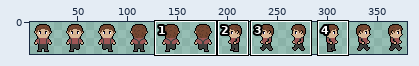
Two versions of one sprite sheet, entities/player/assets/player.png. Above: a wide view before the commit, with the close-up outlined.
Close-up. As it was:
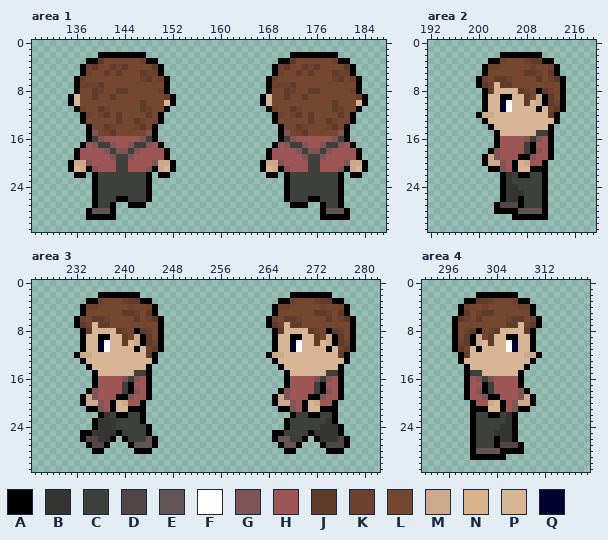
The file is 384x32 pixels. Colours within 5 levels of each other are drawn and written as one. Shown: area 1: x 129..187, y 0..31; area 2: x 192..219, y 0..31; area 3: x 225..282, y 0..31; area 4: x 292..319, y 0..31. The wide view leaves out empty margins. The commit also changed other parts of the picture, which this record leaves out.
Palette (. is transparent): A #000000  B #353634  C #3e403d  D #524545  E #635555  F #ffffff  G #7f5555  H #9d5555  J #5f3b2a  K #6c422f  L #754731  M #cbaa8d  N #dab38d  P #d8b695  Q #000030
Pixels before, area 1, first column x 135:
 2 .....AAAAAAAA........................AAAAAAAA.....
 3 ...AAJLLLLLLKAA....................AAJLLLLLLKAA...
 4 ..AKJLLJKJLLLLJA..................AKJLLJKJLLLLJA..
 5 ..AKLLJLJLLLJKKA..................AKLLJLJLLLJKKA..
 6 .AKLLLLLLLLLKJLKA................AKLLLLLLLLLKJLKA.
 7 .AKKKJLLLLLLLLLLA................AKKKJLLLLLLLLLLA.
 8 .ALLJKLLJJLLLLLKA................ALLJKLLJJLLLLLKA.
 9 APLLJLLJLLLLLLLLKA..............APLLJLLJLLLLLLLLKA
10 APLLLLLLLLLLJLLLPA..............APLLLLLLLLLLJLLLPA
11 .AKLLJKLLLLLJKLLA................AKLLJKLLLLLJKLLA.
12 ..AKLKJLJLLLLJLA..................AKLKJLJLLLLJLA..
13 ..ALLLLLJLLJKLLA..................ALLLLLJLLJKLLA..
14 ...ALLJKLLLKJLA....................ALLJKLLLKJLA...
15 ...AGLKJLLLLLGA....................AGLKJLLLLLGA...
16 ...ACGHHHHHHGCA....................ACGHHHHHHGCA...
17 ..AHGCCGHHGCCGHA..................AHGCCGHHGCCGHA..
18 .AHHHHGCGGCGHHHHA................AHHHHGCGGCGHHHHA.
19 .AHHHHHGCCGHHHHHA................AHHHHHGCCGHHHHHA.
20 AMMGHHHHCCHHHHGMMA..............AMMGHHHHCCHHHHGMMA
21 APMAGHHHCCHHHGAMPA..............APMAGHHHCCHHHGAMPA
22 .AA.ACCCCCCCCA.AA................AA.ACCCCCCCCA.AA.
23 ....ACCCCCCCCA......................ACCCCCCCCA....
24 ....ACCCCCCCCA......................ACCCCCCCCA....
25 ....ACCCCCCCCA......................ACCCCCCCCA....
26 ....ACCCAACCCA......................ACCCAACCCA....
27 ....ACCA..AAA........................AAA..ACCA....
28 ...AEEEA..................................AEEEA...
29 ...AAAAA..................................AAAAA...
Pixels before, area 2, first column x 200:
 2 ....AAAAAAA....
 3 ..AAKLLLKJJAA..
 4 .AKKLLLLLKLLKA.
 5 .ALLLLLLJJKLJA.
 6 AKLJJKLLLLJLKJA
 7 AJKPJJLLLLLLLLA
 8 .AJPPPPJKLAJKLA
 9 .APPAAPPJLMAJLA
10 .APPQFPPJPMAJKA
11 .APPQFPPPPAPKJA
12 AMMPPPPPPPPPJA.
13 .APPPPPPPPPPPA.
14 ..APPPPPPPPPA..
15 ...APPPPPPCCA..
16 ...AHHHHGCGHA..
17 ...AHHHHCAHHA..
18 ..AGHHHHCAGHA..
19 .AMGHHHAAGHHA..
20 .AMMGHANMHHA...
21 ..AAGHAPPAAA...
22 ....ABCAACCA...
23 ....ABCCCCCA...
24 ....ABBCCCCA...
25 ....ABBBCCCA...
26 ....ABBACCCA...
27 ...ADDDACCCA...
28 ...AAAAEEEEA...
29 ......AAAAAA...
Pixels before, area 3, first column x 232:
 2 ....AAAAAAA.........................AAAAAAA....
 3 ..AAKLLLKJJAA.....................AAKLLLKJJAA..
 4 .AKKLLLLLKLLKA...................AKKLLLLLKLLKA.
 5 .ALLLLLLJJKLJA...................ALLLLLLJJKLJA.
 6 AKLJJKLLLLJLKJA.................AKLJJKLLLLJLKJA
 7 AJKPJJLLLLLLLLA.................AJKPJJLLLLLLLLA
 8 .AJPPPPJKLAJKLA..................AJPPPPJKLAJKLA
 9 .APPAAPPJLMAJLA..................APPAAPPJLMAJLA
10 .APPQFPPJPMAJKA..................APPQFPPJPMAJKA
11 .APPQFPPPPAPKJA..................APPQFPPPPAPKJA
12 AMMPPPPPPPPPJA..................AMMPPPPPPPPPJA.
13 .APPPPPPPPPPPA...................APPPPPPPPPPPA.
14 ..APPPPPPPPPA.....................APPPPPPPPPA..
15 ...APPPPPPCCA......................APPPPPPCCA..
16 ...AHHHHGCGHA......................AHHHHGCGHA..
17 ...AHHHHCAHHA......................AHHHHCAHHA..
18 ..AGHHHHCAGHA.....................AGHHHHCAGHA..
19 .AMGHHHAAGHHA....................AMGHHHAAGHHA..
20 .AMMGHANMHHA.....................AMMGHANMHHA...
21 ..AAGHAPPAAA......................AAGHAPPAAA...
22 ....ABCAACCA........................ACCAACCA...
23 ...ABBBCCCCA.......................ACCCCCCBA...
24 ...ABBBCCCCCA......................ACCCCCBBBA..
25 .AABBBBACCCCA....................AACCCCABBBBA..
26 .ADDBBA.ACCCEA...................AEECCA.ABBBDA.
27 ..ADDA...AEEEA....................AEEA...ADDDA.
28 ...AA.....AAA......................AA.....AAA..
Pixels before, area 4, first column x 297:
 2 ....AAAAAAA....
 3 ..AAJJKLLLKAA..
 4 .AKLLKLLLLLKKA.
 5 .AJLKJJLLLLLLA.
 6 AJKLJLLLLKJJLKA
 7 ALLLLLLLLJJPKJA
 8 ALKJALKJPPPPJA.
 9 ALJAMLJPPAAPPA.
10 AKJAMPJPPFQPPA.
11 AJKPAPPPPFQPPA.
12 .AJPPPPPPPPPMMA
13 .APPPPPPPPPPPA.
14 ..APPPPPPPPPA..
15 ..ACCPPPPPPA...
16 ..AHGCGHHHHA...
17 ..AHHACHHHHA...
18 ..AHGACHHHHGA..
19 ..AHHGAAHHHGMA.
20 ...AHHMNAHGMMA.
21 ...AAAPPAHGAA..
22 ...ACCAACBA....
23 ...ACCCCCBA....
24 ...ACCCCBBA....
25 ...ACCCBBBA....
26 ...ACCCABBA....
27 ...ACCCADDDA...
28 ...AEEEEAAAA...
29 ...AAAAAA......
The result:
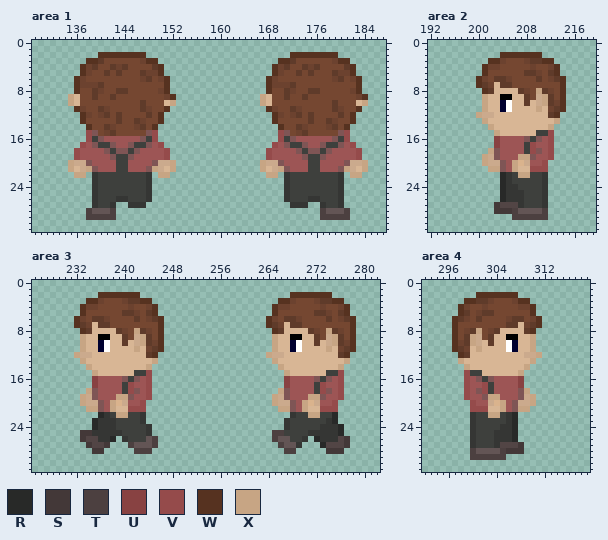
Colours new in this view: R #282928  S #433838  T #4c4040  U #884242  V #954b4b  W #563220  X #c7a584
The exact change:
Changed rows in their new state; - is an unchanged pixel.
Area 1:
first column x 135:
 2 -----WWWWWWWW------------------------WWWWWWWW-----
 3 ---WW--------WW--------------------WW--------WW---
 4 --W------------W------------------W------------W--
 5 --W------------W------------------W------------W--
 6 -W--------------W----------------W--------------W-
 7 -W--------------W----------------W--------------W-
 8 -W--------------W----------------W--------------W-
 9 X----------------W--------------X----------------W
10 X----------------X--------------X----------------X
11 -W--------------W----------------W--------------W-
12 --W------------W------------------W------------W--
13 --W------------W------------------W------------W--
14 ---W----------W--------------------W----------W---
15 ---V----------V--------------------V----------V---
16 ---V----------V--------------------V----------V---
17 --V------------V------------------V------------V--
18 -V--------------V----------------V--------------V-
19 -V--------------V----------------V--------------V-
20 X----------------X--------------X----------------X
21 X--X----------X--X--------------X--X----------X--X
22 -XX-B--------B-XX----------------XX-B--------B-XX-
23 ----B--------B----------------------B--------B----
24 ----B--------B----------------------B--------B----
25 ----B--------B----------------------B--------B----
26 ----B---BB---B----------------------B---BB---B----
27 ----B--B--BBB------------------------BBB--B--B----
28 ---T---T----------------------------------T---T---
29 ---TTTTT----------------------------------TTTTT---
Area 2:
first column x 200:
 2 ----WWWWWWW----
 3 --WW-------WW--
 4 -W-----------W-
 5 -W-----------W-
 6 W-------------W
 7 W-------------W
 8 -W--------X---W
 9 -X---------X--W
10 -X---------X--W
11 -X--------X---W
12 X------------W-
13 -X-----------X-
14 --X---------X--
15 ---X--------V--
16 ---U--------V--
17 ---U-----V--V--
18 --X------V--V--
19 -X-----XX---V--
20 -X----X----V---
21 --XX--X--VVV---
22 ----R--XX--B---
23 ----R------B---
24 ----R------B---
25 ----R------B---
26 ----R--B---B---
27 ---S---B---B---
28 ---SSST----T---
29 ------TTTTTT---
Area 3:
first column x 232:
 2 ----WWWWWWW-------------------------WWWWWWW----
 3 --WW-------WW---------------------WW-------WW--
 4 -W-----------W-------------------W-----------W-
 5 -W-----------W-------------------W-----------W-
 6 W-------------W-----------------W-------------W
 7 W-------------W-----------------W-------------W
 8 -W--------X---W------------------W--------X---W
 9 -X---------X--W------------------X---------X--W
10 -X---------X--W------------------X---------X--W
11 -X--------X---W------------------X--------X---W
12 X------------W------------------X------------W-
13 -X-----------X-------------------X-----------X-
14 --X---------X---------------------X---------X--
15 ---X--------V----------------------X--------V--
16 ---U--------V----------------------U--------V--
17 ---U-----V--V----------------------U-----V--V--
18 --X------V--V---------------------X------V--V--
19 -X-----XX---V--------------------X-----XX---V--
20 -X----X----V---------------------X----X----V---
21 --XX--X--VVV----------------------XX--X--VVV---
22 ----R--XX--B------------------------B--XX--R---
23 ---R-------B-----------------------B-------R---
24 ---R--------B----------------------B--------R--
25 -SS----B----B--------------------TT----B----R--
26 -S----R-B----T-------------------T----B-R----S-
27 --S--S---T---T--------------------T--B---R---S-
28 ---SS-----TTT----------------------TT-----SSS--
Area 4:
first column x 297:
 2 ----WWWWWWW----
 3 --WW-------WW--
 4 -W-----------W-
 5 -W-----------W-
 6 W-------------W
 7 W-------------W
 8 W---X--------W-
 9 W--X---------X-
10 W--X---------X-
11 W---X--------X-
12 -W------------X
13 -X-----------X-
14 --X---------X--
15 --V--------X---
16 --V--------U---
17 --V--V-----U---
18 --V--V------X--
19 --V---XX-----X-
20 ---V----X----X-
21 ---VVV--X--XX--
22 ---B--XX--R----
23 ---B------R----
24 ---B------R----
25 ---B------R----
26 ---B---B--R----
27 ---B---B---S---
28 ---T----TSSS---
29 ---TTTTTT------
